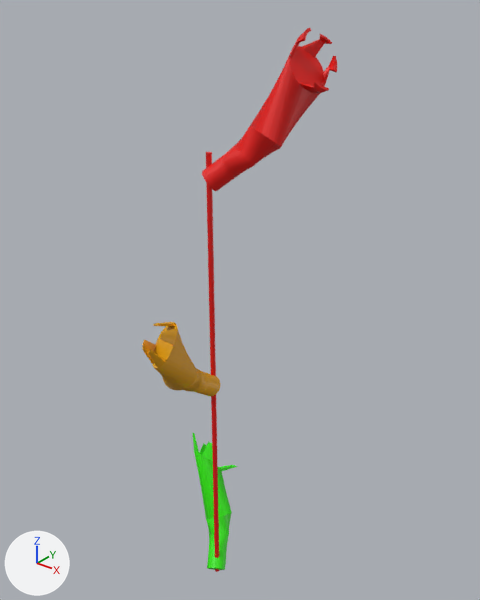
One commit to the FBX model Cryptids/model/trafficHands.fbx: the scene before it, then after it.
Camera for both pictures: a 50 mm lens placed at (11.45, -12.58, 20.42), pointed at (0.7, 0.85, 12.09). The lights are fixed; the arrows at lower left show +X, +Y and +Z. Where no turn or scale is listed for an object, it has been applied to the vertices.

Objects in the first picture: 'trafficHands'.
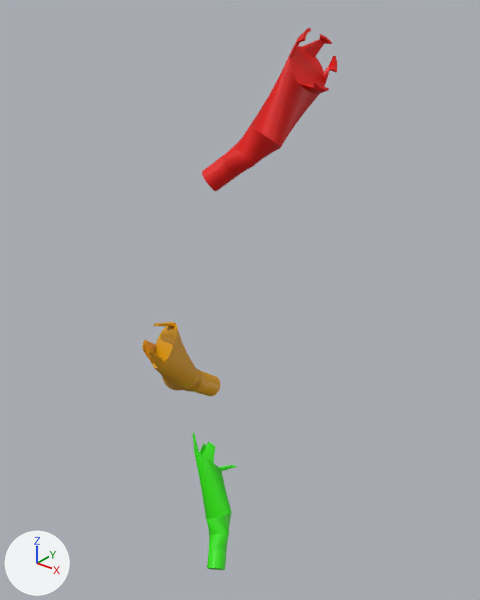
Location of each change, [x1, y1, x2, y2] in pixels of the pictures (480 x 600 px):
'trafficHands', reshaped
    before: [142, 27, 337, 572]
    after: [142, 27, 337, 570]
part 1 of me_cylinder_001, deleted (red)
    before: [206, 152, 219, 572]

Patch to the scene script:
```diff
--- a/Cryptids/model/trafficHands.fbx.py
+++ b/Cryptids/model/trafficHands.fbx.py
@@ me_cylinder_001 @@
 me_cylinder_001.from_pydata(...)  # 800 vertices, 680 faces; spans x -2.5..2.7, y -3.3..2.6, z -0.4..17.1
 # used by ob_traffichands; location = (0.31, 0.07, 2.3)
+# me_cylinder_001 part 1: the loose piece of 64 vertices spanning x 0.0..0.2, y -0.2..0.0, z -0.4..14.1 is deleted
 me_cylinder_001.materials.append(mat_m_red)
```
